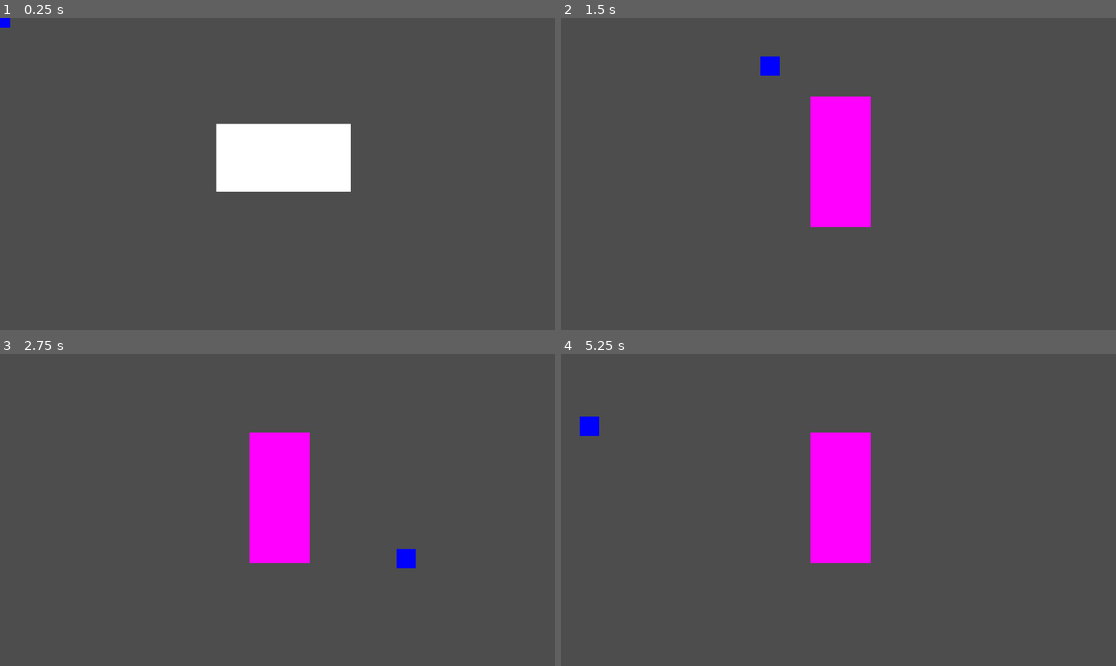
Above: before the commit, frames 1-4 (two rows, left to right).
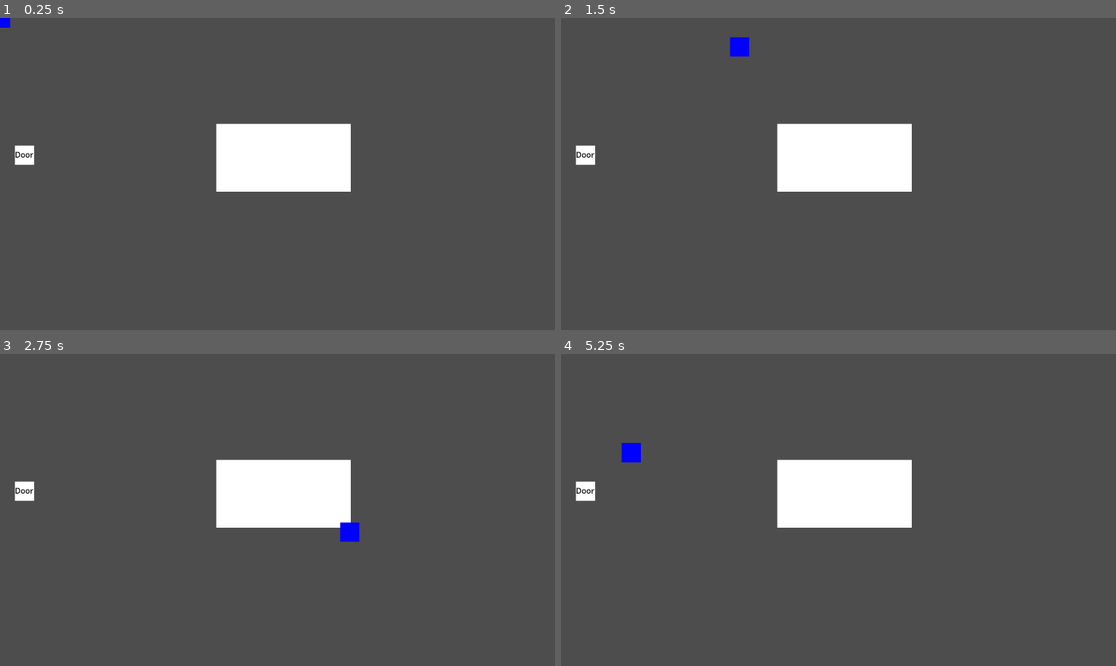
Above: after the commit, the same moments.

Repository: FlashBash21/9Lives
Game: Godot game, scene res://Scenes/Areas/world_manager.tscn
The game is run twice, just before and just after one commit, with the same random seed, the same clock (stepped at 60 frames per second) and the same inputs.
Inputs:
- Up to frame 1 (0.25 s): no input
- Up to frame 2 (1.5 s): tap Enter (ui_accept) at 0.5, 0.77, 0.8, 1.07, 1.35 s; hold D (move_right) 0.53-1.28 s; tap Space (dash) at 0.6 s; hold S (move_down) from 1.28 s (still down)
- Up to frame 3 (2.75 s): tap Enter (ui_accept) at 1.52, 1.82, 2.3 s; tap Space (dash) at 1.55, 2.1 s; release S (move_down) at 2.03 s; hold D (move_right) from 2.03 s (still down)
- Up to frame 4 (5.25 s): release D (move_right) at 2.78 s; hold W (move_up) 2.78-3.53 s; tap Space (dash) at 2.85, 4.35, 5.1 s; tap Enter (ui_accept) at 3.02, 3.32, 3.6, 3.77, 4.07, 4.52, 4.82 s; hold A (move_left) 3.53-5.03 s; hold S (move_down) from 5.03 s (still down)

The runs differ from the first frame. In frame 1, 0.2% of the frame differs, in the area x 2-7%, y 40-48%; in frame 2, 8.1%, in the area x 2-64%, y 6-68%; in frame 3, 8.1%; in frame 4, 8.1%.

Commit message:
Initial Area Door
Basic door implementation

Diff:
--- a/Scenes/Abilities/dash_ability.tscn
+++ b/Scenes/Abilities/dash_ability.tscn
@@ -1,11 +1,9 @@
-[gd_scene load_steps=2 format=3 uid="uid://doudgskvw6y53"]
+[gd_scene load_steps=2 format=3 uid="uid://dm7lckvns63p0"]
 
-[ext_resource type="Script" path="res://Scripts/Abilities/dash_ability.gd" id="1_a46qf"]
+[ext_resource type="Script" path="res://Scripts/Abilities/dash_ability.gd" id="1_h6af1"]
 
 [node name="Dash Ability" type="Node2D"]
-script = ExtResource("1_a46qf")
+script = ExtResource("1_h6af1")
 
 [node name="DashTimer" type="Timer" parent="."]
 one_shot = true
-
-[connection signal="timeout" from="DashTimer" to="." method="_on_dash_timer_timeout"]
--- /dev/null
+++ b/Scenes/Areas/Area Objects/area_door.tscn
@@ -0,0 +1,27 @@
+[gd_scene load_steps=3 format=3 uid="uid://bt4ixmf8kiyxf"]
+
+[ext_resource type="Script" path="res://Scripts/Areas/Area Objects/area_door.gd" id="1_7bdev"]
+
+[sub_resource type="RectangleShape2D" id="RectangleShape2D_lejrm"]
+size = Vector2(40, 40)
+
+[node name="AreaDoor" type="Area2D"]
+collision_layer = 8
+script = ExtResource("1_7bdev")
+
+[node name="ColorRect" type="ColorRect" parent="."]
+offset_left = -20.0
+offset_top = -20.0
+offset_right = 20.0
+offset_bottom = 20.0
+
+[node name="CollisionShape2D" type="CollisionShape2D" parent="."]
+shape = SubResource("RectangleShape2D_lejrm")
+
+[node name="Label" type="Label" parent="."]
+offset_left = -20.0
+offset_top = -13.0
+offset_right = 20.0
+offset_bottom = 10.0
+theme_override_colors/font_color = Color(0, 0, 0, 1)
+text = "Door"
--- /dev/null
+++ b/Scenes/Areas/AreaMover.gd
@@ -0,0 +1 @@
+extends Area2D
--- a/Scenes/Areas/area_0.tscn
+++ b/Scenes/Areas/area_0.tscn
@@ -1,6 +1,7 @@
-[gd_scene load_steps=2 format=3 uid="uid://bm4x47g2pyrhx"]
+[gd_scene load_steps=3 format=3 uid="uid://bm4x47g2pyrhx"]
 
 [ext_resource type="Script" path="res://Scripts/Areas/area_0.gd" id="1_eo57l"]
+[ext_resource type="PackedScene" uid="uid://bt4ixmf8kiyxf" path="res://Scenes/Areas/Area Objects/area_door.tscn" id="2_syyrj"]
 
 [node name="Area 0" type="Node2D"]
 script = ExtResource("1_eo57l")
@@ -10,3 +11,7 @@
 offset_top = 220.0
 offset_right = 728.0
 offset_bottom = 361.0
+
+[node name="AreaDoor" parent="." instance=ExtResource("2_syyrj")]
+position = Vector2(51, 285)
+Area = 1
--- a/Scenes/Entites/player.tscn
+++ b/Scenes/Entites/player.tscn
@@ -5,6 +5,7 @@
 [sub_resource type="RectangleShape2D" id="RectangleShape2D_ouw1c"]
 
 [node name="Player" type="CharacterBody2D"]
+collision_mask = 8
 script = ExtResource("1_mqpro")
 
 [node name="Sprite" type="ColorRect" parent="."]
--- a/Scripts/Abilities/Ability.gd
+++ b/Scripts/Abilities/Ability.gd
@@ -1,5 +1,7 @@
 extends Node2D
 class_name Ability
+
+var local_cooldown := 0.
 
 func execute(_args: Dictionary) -> void:
 	push_error("Error: Execute not implemented")
--- a/Scripts/Abilities/dash_ability.gd
+++ b/Scripts/Abilities/dash_ability.gd
@@ -7,6 +7,9 @@
 var dir: Vector2
 
 func execute(args: Dictionary) -> void:
+	if local_cooldown <= 0.5:
+		return
+	local_cooldown = 0
 	entity = args["entity"] as Entity
 	speed = args["speed"] as int
 	duration = args["duration"] as float
@@ -16,8 +19,10 @@
 	dash_timer.start()
 
 func _physics_process(delta):
+	local_cooldown+=delta
 	if is_dashing():
 		entity.velocity = dir * speed
+		entity.move_and_slide()
 
 func is_dashing() -> bool:
 	return !dash_timer.is_stopped()
--- a/Scripts/Abilities/move_ability.gd
+++ b/Scripts/Abilities/move_ability.gd
@@ -7,3 +7,4 @@
 
 	var vel = direction * speed
 	entity.velocity = vel
+	entity.move_and_slide()
--- a/Scripts/Abilities/print_ability.gd
+++ b/Scripts/Abilities/print_ability.gd
@@ -1,6 +1,4 @@
 extends Ability
-
-var local_cooldown: float
 
 func execute(args: Dictionary) -> void:
 	print("Ability Executed")
--- /dev/null
+++ b/Scripts/Areas/Area Objects/area_door.gd
@@ -0,0 +1,15 @@
+extends Area2D
+class_name AreaDoor
+
+@export var Area: int
+
+func _process(delta) -> void:
+	if (get_overlapping_bodies().size() > 0):
+		var parent = get_parent() as BaseArea
+		if !parent:
+			push_error("Door is not a child of a BaseArea node")
+			return
+		if !Area:
+			push_error("No Area defined for door")
+			return
+		parent.query_area_load.emit(Area)
--- a/Scripts/Areas/area_0.gd
+++ b/Scripts/Areas/area_0.gd
@@ -1,4 +1,5 @@
 extends BaseArea
+
 
 func _ready() -> void:
 	print("Hi!")
--- a/Scripts/Areas/base_area.gd
+++ b/Scripts/Areas/base_area.gd
@@ -3,9 +3,10 @@
 
 signal query_area_load(area) #emit this to ask the area manager to switch areas
 
-var enemy_type: Entity #TODO: make enemy class and have enemy_type be type enemy
+var enemy_type: Entity #TODO: make enemy class and have enemy_type be of type 'Enemy'
 var adjacent_areas: PackedInt32Array #small array bc we wont need large
 var size: Vector2
+
 
 func ping():
 	print("pong!")
--- a/Scripts/Areas/world_manager.gd
+++ b/Scripts/Areas/world_manager.gd
@@ -12,13 +12,15 @@
 
 func _process(delta: float) -> void:
 	if (Input.is_action_just_pressed("ui_accept")):
-		load_area(1)
+		#load_area(1)
+		pass
 	if (Input.is_action_just_pressed("ui_cancel")):
 		area_ref.ping()
 
 #automatically unloads current area and connects to its area query signal
 func load_area(area_num: int) -> void:
 	#load area and add it as a child
+	current_area = area_num
 	if (area_ref):
 		area_ref.clean_entites()
 		remove_child(area_ref)
@@ -27,4 +29,4 @@
 	add_child(area_ref)
 	area_ref.load_entity(player_ref)
 	#reconnect the signal
-	area_ref.connect("query_area_load", load_area)
+	area_ref.query_area_load.connect(load_area, CONNECT_DEFERRED)
--- a/Scripts/Entities/player.gd
+++ b/Scripts/Entities/player.gd
@@ -1,4 +1,5 @@
 extends Entity
+class_name Player
 
 var print_ability := load_ability("print")
 var move_ability := load_ability("move")
@@ -6,7 +7,7 @@
 
 func _ready() -> void:
 	#setup local vars
-	self.speed = 500
+	self.speed = 300
 
 	print_ability.execute({})
 
@@ -23,5 +24,4 @@
 
 	#dash if we are not dashing and moving
 	if (!dash_ability.is_dashing() and dir != Vector2.ZERO):
-		if (Input.is_action_just_pressed("dash")): dash_ability.execute({"entity" = self, "speed" = self.speed*2, "duration" = 0.1})
-	move_and_slide()
+		if (Input.is_action_just_pressed("dash")): dash_ability.execute({"entity" = self, "speed" = self.speed*5, "duration" = 0.1})
--- a/project.godot
+++ b/project.godot
@@ -42,3 +42,10 @@
 "events": [Object(InputEventKey,"resource_local_to_scene":false,"resource_name":"","device":-1,"window_id":0,"alt_pressed":false,"shift_pressed":false,"ctrl_pressed":false,"meta_pressed":false,"pressed":false,"keycode":0,"physical_keycode":32,"key_label":0,"unicode":32,"echo":false,"script":null)
 ]
 }
+
+[layer_names]
+
+2d_physics/layer_1="Player"
+2d_physics/layer_2="Level"
+2d_physics/layer_3="Enemy"
+2d_physics/layer_4="AreaDoor"
